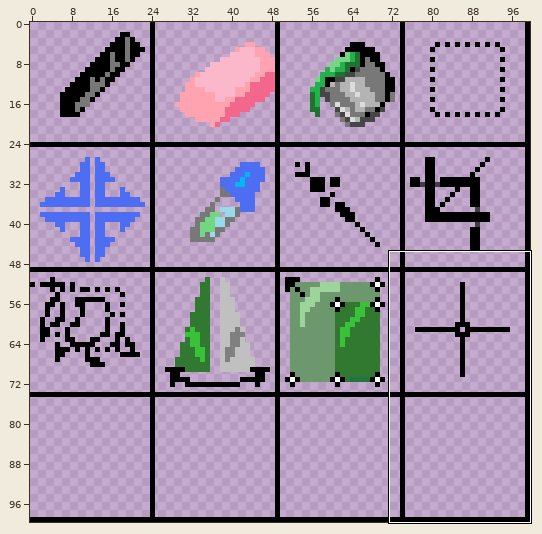
Sprite sheet, stored at res/tool_icons.png. The picture above shows the old version from afar; the outline marks the close-up.
Close-up. First the earlier version:
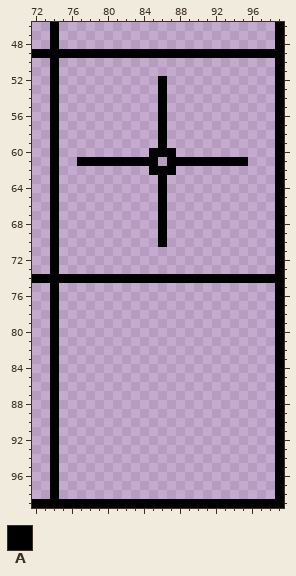
The file is 100x100 pixels. Shown: x 72..99, y 46..99.
Palette (. is transparent): A #000000
Pixels before, first column x 72:
 46 ..A........................A
 47 ..A........................A
 48 ..A........................A
 49 AAAAAAAAAAAAAAAAAAAAAAAAAAAA
 50 ..A........................A
 51 ..A........................A
 52 ..A...........A............A
 53 ..A...........A............A
 54 ..A...........A............A
 55 ..A...........A............A
 56 ..A...........A............A
 57 ..A...........A............A
 58 ..A...........A............A
 59 ..A...........A............A
 60 ..A..........AAA...........A
 61 ..A..AAAAAAAAA.AAAAAAAAA...A
 62 ..A..........AAA...........A
 63 ..A...........A............A
 64 ..A...........A............A
 65 ..A...........A............A
 66 ..A...........A............A
 67 ..A...........A............A
 68 ..A...........A............A
 69 ..A...........A............A
 70 ..A...........A............A
 71 ..A........................A
 72 ..A........................A
 73 ..A........................A
 74 AAAAAAAAAAAAAAAAAAAAAAAAAAAA
 75 ..A........................A
 76 ..A........................A
 77 ..A........................A
 78 ..A........................A
 79 ..A........................A
 80 ..A........................A
 81 ..A........................A
 82 ..A........................A
 83 ..A........................A
 84 ..A........................A
 85 ..A........................A
 86 ..A........................A
 87 ..A........................A
 88 ..A........................A
 89 ..A........................A
 90 ..A........................A
 91 ..A........................A
 92 ..A........................A
 93 ..A........................A
 94 ..A........................A
 95 ..A........................A
 96 ..A........................A
 97 ..A........................A
 98 ..A........................A
 99 AAAAAAAAAAAAAAAAAAAAAAAAAAAA
The result:
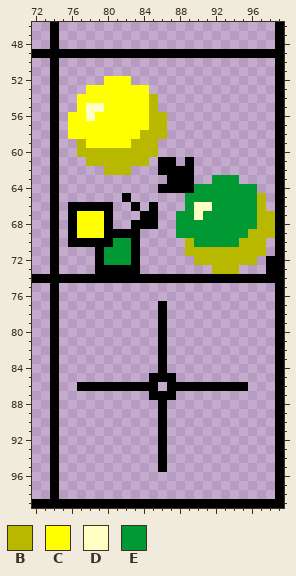
Colours new in this view: B #b8b800  C #ffff00  D #ffffc4  E #009933
Message: Added Color-changing tool
Diff:
y 52: x 80..82 ... -> CCC; x 86 A -> .
y 53: x 78..84 ....... -> CCCCCCC; x 86 A -> .
y 54: x 77..86 .........A -> CCCCCCCCB.
y 55: x 77..86 .........A -> CDDCCCCCB.
y 56: x 76..86 ..........A -> CCDCCCCCCBB
y 57: x 76..86 ..........A -> CCCCCCCCCBB
y 58: x 76..86 ..........A -> CCCCCCCCBBB
y 59: x 77..86 .........A -> BCCCCCBBB.
y 60: x 77..87 ........AAA -> BBBBBBBBB..
y 61: x 77..86 AAAAAAAAA. -> .BBBBBBB.A; x 88 A -> .; x 90..95 AAAAAA -> ......
y 62: x 80..82 ... -> BBB; x 85 A -> .; x 88..89 .. -> AA
y 63: x 86..89 A... -> .AAA; x 92..94 ... -> EEE
y 64: x 87..96 .......... -> AAAEEEEEEE
y 65: x 82 . -> A; x 86 A -> .; x 89..97 ......... -> EEEEEEEEB
y 66: x 76..80 ..... -> AAAAA; x 83 . -> A; x 85..86 .A -> A.; x 89..97 ......... -> EDDEEEEEB
y 67: x 76..80 ..... -> ACCCA; x 84..86 ..A -> AA.; x 88..98 ........... -> EEDEEEEEEBB
y 68: x 76..80 ..... -> ACCCA; x 83..86 ...A -> AAA.; x 88..98 ........... -> EEEEEEEEEBB
y 69: x 76..83 ........ -> ACCCAAAA; x 86 A -> .; x 88..98 ........... -> EEEEEEEEBBB
y 70: x 76..83 ........ -> AAAAAEEA; x 86 A -> .; x 89..97 ......... -> BEEEEEBBB
y 71: x 79..83 ..... -> AEEEA; x 89..97 ......... -> BBBBBBBBB
y 72: x 79..83 ..... -> AEEEA; x 90..96 ....... -> BBBBBBB; x 98 . -> A
y 73: x 79..83 ..... -> AAAAA; x 92..94 ... -> BBB; x 98 . -> A
y 77..84: x 86 . -> A
y 85: x 85..87 ... -> AAA
y 86: x 77..85 ......... -> AAAAAAAAA; x 87..95 ......... -> AAAAAAAAA
y 87: x 85..87 ... -> AAA
y 88..95: x 86 . -> A
Boxes around the changes in both close-ups, in picture pixels (x1, y1, x2, y2):
changed: (68, 76, 275, 472)
